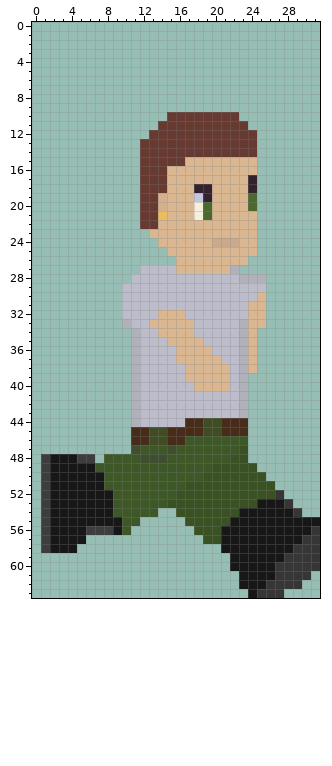
Two versions of one pixel-art sprite, Sprites/characters/body/run/run_SE/se_3.png. The picture above is the old version.
The file is 32x64 pixels. Colours within 5 levels of each other are drawn and written as one.
The same view after the edit:
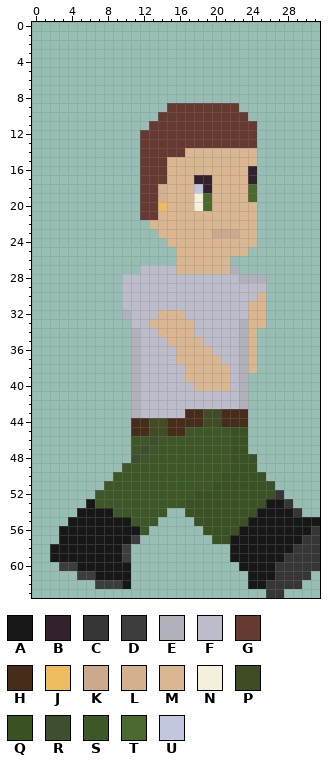
Palette (. is transparent): A #171717  B #33222e  C #363636  D #3d3d3d  E #b0b1ba  F #bcbcca  G #663931  H #472c1a  J #ecbd5e  K #caa98d  L #d4b18e  M #dab691  N #f4f0dc  P #404d24  Q #3a5124  R #3d4f2e  S #3e5727  T #4b692f  U #c3c6df
Diff:
Changed rows in their new state; - is an unchanged pixel.
first column x 10:
 9 -----GGGGGGGG--
10 ----G--------G-
11 ---G----------G
12 --G------------
14 -------MMMMMMMM
15 -----MM--------
16 --------------B
17 --------BB-----
18 ----L---U-----T
19 --------NT-----
20 ----J---------M
21 ----M---MM-----
22 --.M-----------
23 ---.------KKK--
24 ----.-----MMM--
25 -----.--------.
26 ------------..-
28 F--------------
first column x 10:
32 E
33 .
first column x 1:
43 ----------------HHPPHHH--
44 ----------HHPPHH---------
45 ----------------SSSSSQQ--
46 ----------SSRSSS-----QQ--
47 ----------SR--S------Q---
48 ......-...RSSS---------Q-
49 .........----------SS----
50 ........----------SS-----
51 .......---------SSS------
52 ......SS-------SS--------
53 .....-SS------SS--------Q
54 ....---------S-.------QQ-
55 ...------A-SS---.----QQ--
56 ..---AAA-AAS-----.--QQ---
57 ..---AAAAAD-------.-Q----
58 .---AAAAAD----------.----
59 -AAAAAAAAD---------------
60 --DDAAAAAA-----------.---
61 ----DDAAAA------------.--
62 ------DDDA------------.--
63 -----------------------..
Where, in picture pixels (left, top, right, bottom), the same in both pictures:
changed: (122, 103, 257, 328)
changed: (41, 409, 266, 598)
